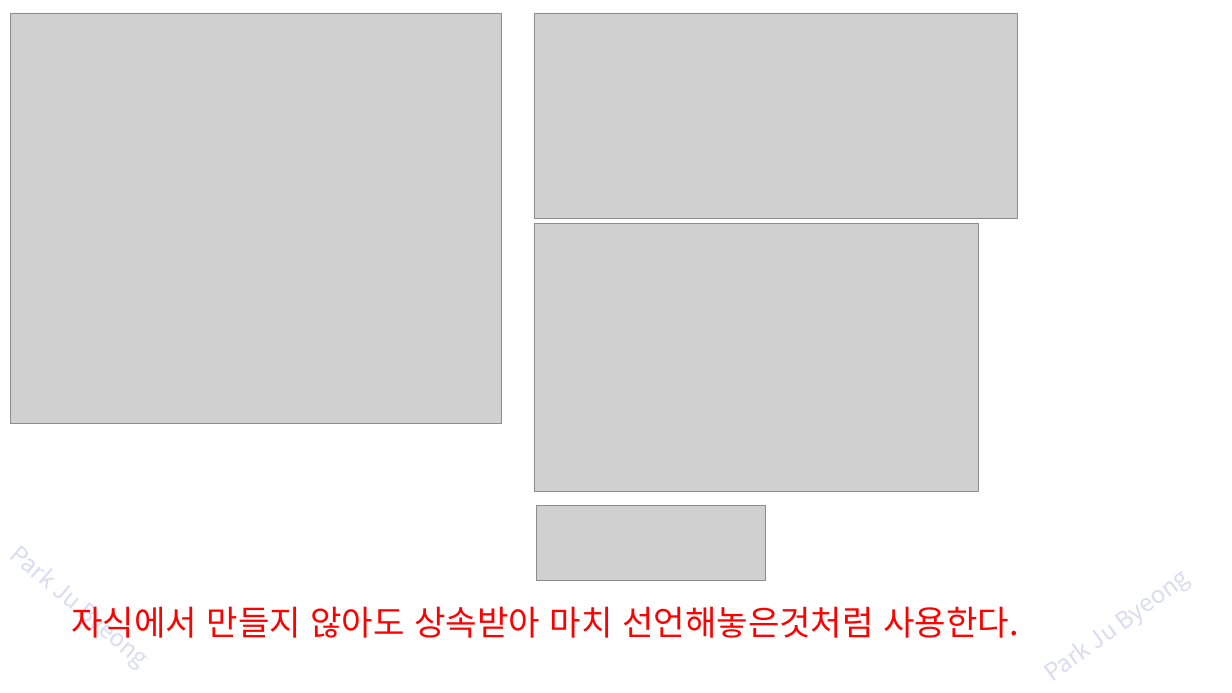
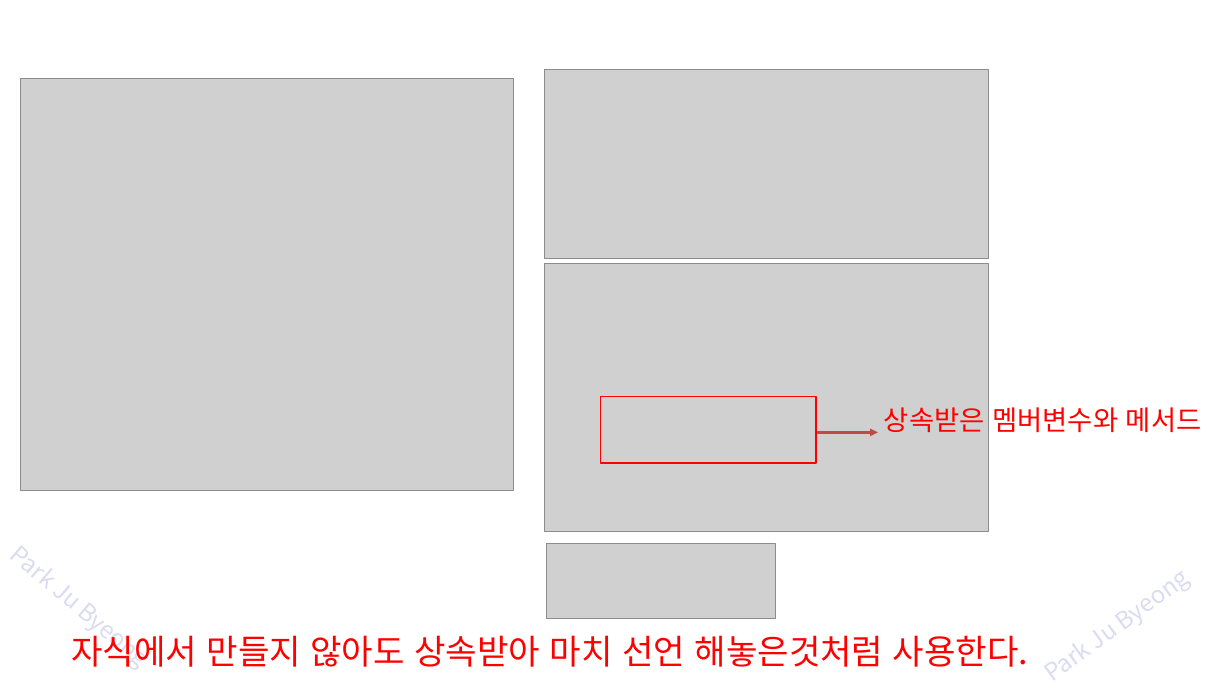
Before and after one commit to zest132/JavaLecture, a slide deck: slide 8 of JavaLecture/LectureFile/java 9강 상속과super.pptx (slide 7 before the commit). Drawn at 1232x693 pixels with LibreOffice and Linux fonts; fonts in the diff are those of the drawing; grey boxes stand for pictures. Boxes give left, top, right and bottom in pixels: in the first picture for what was removed or moved away, otherwise in the second. Text is boxed around its words. In the diff, an @@ line names an element or a change of style, - is before the commit and + after.

```diff
--- a/JavaLecture/LectureFile/java 9강 상속과super.pptx
+++ b/JavaLecture/LectureFile/java 9강 상속과super.pptx
@@ picture: place and size @@
-picture at [10,13,501,424]
+picture at [20,78,513,490]
@@ picture: place and size @@
-picture at [534,13,1017,218]
+picture at [544,69,988,257]
@@ picture: place and size @@
-picture at [534,223,978,492]
+picture at [544,263,988,532]
@@ rectangle added at [601,397,816,463], outline #FF0000 2 pt @@
@@ text added at [884,407,1202,433], 32 pt, text #FF0000 @@
+상속받은 멤버변수와 메서드
@@ arrow added from (816, 432) to (878, 432), #BF4C48 3 pt @@
@@ picture: place and size @@
-picture at [537,506,765,581]
+picture at [546,543,775,618]
@@ text at [71,635,1029,667]: spaces changed @@
-자식에서 만들지 않아도 상속받아 마치 선언해놓은것처럼 사용한다.
+자식에서 만들지 않아도 상속받아 마치 선언 해놓은것처럼 사용한다.
```
Also in this commit, not shown: 6 other slides changed, 2 slides added, 1 other file.
